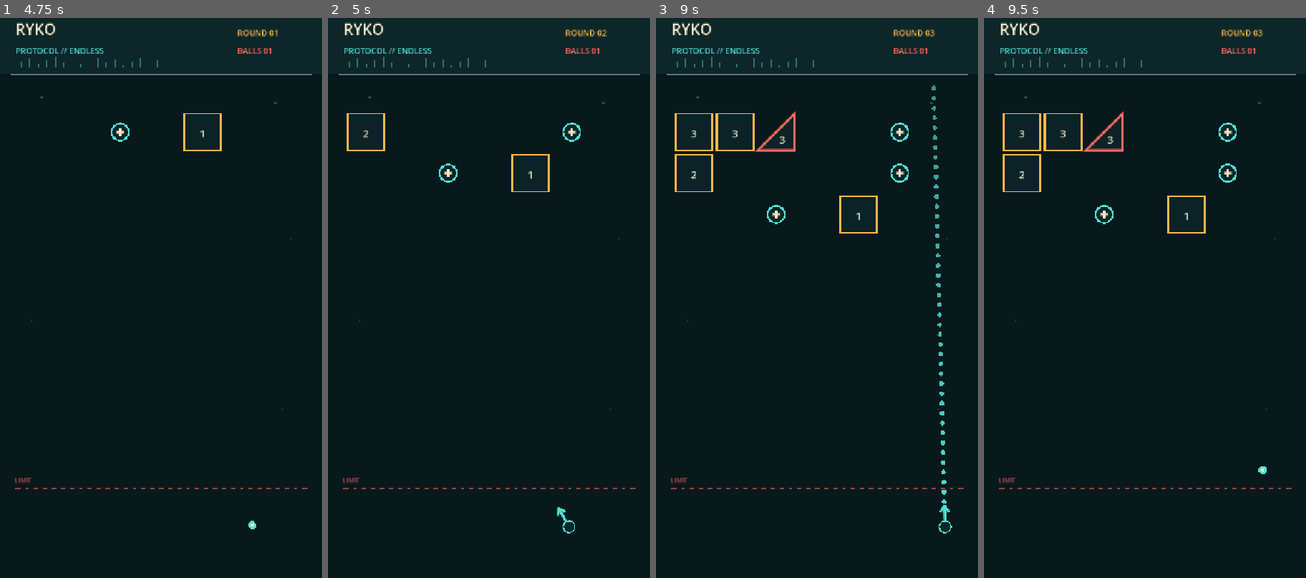
Above: before the commit, frames 1-4 (left to right).
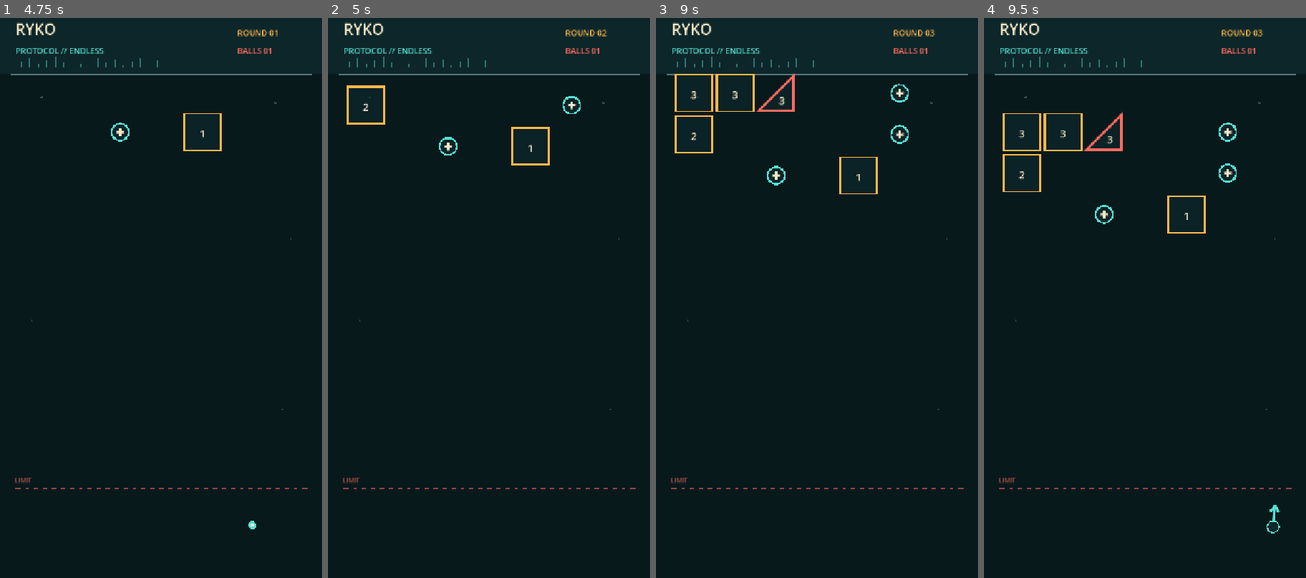
Above: after the commit, the same moments.

Repository: dfagaras/ryko-game
Game: Godot game, scene res://scenes/main.tscn
The game is run twice, just before and just after one commit, with the same random seed, the same clock (stepped at 60 frames per second) and the same inputs.
Inputs (mouse positions are in pixels of both pictures, inside the frame that each line leads up to):
- Up to frame 1 (4.75 s): tap Enter at 0.5, 3.5 s; move the mouse to (231, 264) at 0.52 s; click (231, 264) at 0.67 s; tap Space at 1.25 s; drag from (96, 320) to (144, 404) at 1.27 s; move the mouse to (193, 163) at 2.02 s; click (193, 163) at 2.17 s; drag from (144, 404) to (64, 208) at 2.77 s; move the mouse to (257, 376) at 3.52 s; click (257, 376) at 3.67 s; drag from (64, 208) to (112, 146) at 4.27 s
- Up to frame 2 (5 s): no input
- Up to frame 3 (9 s): move the mouse to (833, 292) at 5.02 s; click (833, 292) at 5.17 s; tap Space at 5.75, 8 s; drag from (768, 146) to (752, 320) at 5.77 s; move the mouse to (887, 264) at 6.52 s; click (887, 264) at 6.67 s; tap Enter at 7.25 s; drag from (752, 320) to (800, 404) at 7.27 s; move the mouse to (849, 163) at 8.02 s; click (849, 163) at 8.17 s; drag from (800, 404) to (720, 208) at 8.77 s
- Up to frame 4 (9.5 s): no input

Frame 1 is identical in both runs. In frame 2, 0.9% of the frame differs, in the area x 5-79%, y 12-93%; in frame 3, 2.4%, in the area x 5-92%, y 9-93%; in frame 4, 0.2%.

Commit message:
Smooth row descent and scale endless difficulty

Diff:
--- a/scripts/main.gd
+++ b/scripts/main.gd
@@ -3,6 +3,7 @@
 enum TurnState {
 	AIMING,
 	FIRING,
+	ADVANCING,
 	GAME_OVER
 }
 
@@ -14,8 +15,10 @@
 const RETURN_Y := 1165.0
 const DANGER_Y := 1080.0
 const CELL := 82.0
+const TRIANGLE_SIZE := 78.0
 const GAP := 10.0
 const ROW_STEP := CELL + GAP
+const ROW_DROP_DURATION := 0.46
 const GRID_X := 43.0
 const GRID_Y := 242.0
 const COLUMN_COUNT := 7
@@ -59,6 +62,7 @@
 var launched_ball_count := 0
 var active_ball_count := 0
 var launch_timer := 0.0
+var row_advance_elapsed := 0.0
 
 var balls: Array[Dictionary] = []
 var blocks: Array[Dictionary] = []
@@ -108,6 +112,7 @@
 	launched_ball_count = 0
 	active_ball_count = 0
 	launch_timer = 0.0
+	row_advance_elapsed = 0.0
 
 	if fixed_generation_seed != 0:
 		run_seed = fixed_generation_seed
@@ -139,25 +144,35 @@
 	return Vector2(GRID_X + column * ROW_STEP + CELL * 0.5, GRID_Y + row * ROW_STEP + CELL * 0.5)
 
 
-func _spawn_row(hp: int) -> void:
+func _spawn_row(hp: int, row: int = 0) -> void:
 	var columns := _shuffled_columns()
-	var block_count := rng.randi_range(1, 3)
+	var block_count := _block_count_for_turn()
 
 	for index in range(block_count):
 		var column := columns[index]
 		if turn >= 3 and rng.randf() < TRIANGLE_CHANCE:
 			var orientation: String = TRIANGLE_ORIENTATIONS[rng.randi_range(0, TRIANGLE_ORIENTATIONS.size() - 1)]
-			_add_triangle_block(column, 0, hp, orientation)
+			_add_triangle_block(column, row, hp, orientation)
 		else:
-			_add_square_block(column, 0, hp)
+			_add_square_block(column, row, hp)
 
 	var pickup_column := columns[block_count]
 	pickups.append({
 		"column": pickup_column,
-		"row": 0,
-		"position": _cell_center(pickup_column, 0),
+		"row": row,
+		"position": _cell_center(pickup_column, row),
 		"collected": false
 	})
+
+
+func _block_count_for_turn() -> int:
+	if turn <= 4:
+		return rng.randi_range(1, 3)
+	if turn <= 9:
+		return rng.randi_range(2, 4)
+	if turn <= 19:
+		return rng.randi_range(3, 5)
+	return rng.randi_range(4, 6)
 
 
 func _shuffled_columns() -> Array[int]:
@@ -215,7 +230,7 @@
 
 
 func _triangle_local_points(orientation: String) -> PackedVector2Array:
-	var half := CELL * 0.5
+	var half := TRIANGLE_SIZE * 0.5
 	match orientation:
 		"top_right":
 			return PackedVector2Array([Vector2(-half, -half), Vector2(half, -half), Vector2(half, half)])
@@ -329,6 +344,11 @@
 
 
 func _physics_process(delta: float) -> void:
+	if state == TurnState.ADVANCING:
+		_process_board_advance(delta)
+		queue_redraw()
+		return
+
 	if state != TurnState.FIRING:
 		return
 
@@ -404,41 +424,85 @@
 	launcher.y = RETURN_Y
 	ball_count += pending_ball_bonus
 	pending_ball_bonus = 0
-	_advance_board()
-
-
-func _advance_board() -> void:
+	_begin_board_advance()
+
+
+func _begin_board_advance() -> void:
+	state = TurnState.ADVANCING
+	row_advance_elapsed = 0.0
+
+	var remaining_pickups: Array[Dictionary] = []
+	for pickup in pickups:
+		if not bool(pickup["collected"]):
+			remaining_pickups.append(pickup)
+	pickups = remaining_pickups
+
+	turn += 1
+	_spawn_row(turn, -1)
+
 	for item in blocks:
 		var body: StaticBody2D = item["body"] as StaticBody2D
 		if not is_instance_valid(body):
 			continue
 		item["row"] = int(item["row"]) + 1
-		body.position += Vector2(0.0, ROW_STEP)
-		item["position"] = body.position
-		if body.position.y + CELL * 0.5 >= DANGER_Y:
-			state = TurnState.GAME_OVER
-
-	var remaining_pickups: Array[Dictionary] = []
+		item["move_from"] = body.position
+		item["move_to"] = body.position + Vector2(0.0, ROW_STEP)
+
 	for pickup in pickups:
-		if bool(pickup["collected"]):
-			continue
 		pickup["row"] = int(pickup["row"]) + 1
 		var pickup_position: Vector2 = pickup["position"]
-		pickup_position += Vector2(0.0, ROW_STEP)
-		pickup["position"] = pickup_position
+		pickup["move_from"] = pickup_position
+		pickup["move_to"] = pickup_position + Vector2(0.0, ROW_STEP)
+
+
+func _process_board_advance(delta: float) -> void:
+	row_advance_elapsed += delta
+	var progress := clampf(row_advance_elapsed / ROW_DROP_DURATION, 0.0, 1.0)
+	# Smoothstep gives the row an elevator-like acceleration and soft stop.
+	var eased := progress * progress * (3.0 - 2.0 * progress)
+
+	for item in blocks:
+		var body: StaticBody2D = item["body"] as StaticBody2D
+		if not is_instance_valid(body):
+			continue
+		var move_from: Vector2 = item["move_from"]
+		var move_to: Vector2 = item["move_to"]
+		body.position = move_from.lerp(move_to, eased)
+		item["position"] = body.position
+
+	for pickup in pickups:
+		var move_from: Vector2 = pickup["move_from"]
+		var move_to: Vector2 = pickup["move_to"]
+		pickup["position"] = move_from.lerp(move_to, eased)
+
+	if progress < 1.0:
+		return
+
+	var reached_danger := false
+	for item in blocks:
+		var body: StaticBody2D = item["body"] as StaticBody2D
+		if not is_instance_valid(body):
+			continue
+		item.erase("move_from")
+		item.erase("move_to")
+		if body.position.y + CELL * 0.5 >= DANGER_Y:
+			reached_danger = true
+
+	var visible_pickups: Array[Dictionary] = []
+	for pickup in pickups:
+		pickup.erase("move_from")
+		pickup.erase("move_to")
+		var pickup_position: Vector2 = pickup["position"]
 		if pickup_position.y < DANGER_Y:
-			remaining_pickups.append(pickup)
-	pickups = remaining_pickups
-
-	if state == TurnState.GAME_OVER:
+			visible_pickups.append(pickup)
+	pickups = visible_pickups
+
+	if reached_danger:
+		state = TurnState.GAME_OVER
 		is_aiming = false
-		queue_redraw()
-		return
-
-	turn += 1
-	_spawn_row(turn)
+		return
+
 	state = TurnState.AIMING
-	queue_redraw()
 
 
 func _first_aim_hit() -> Vector2:
